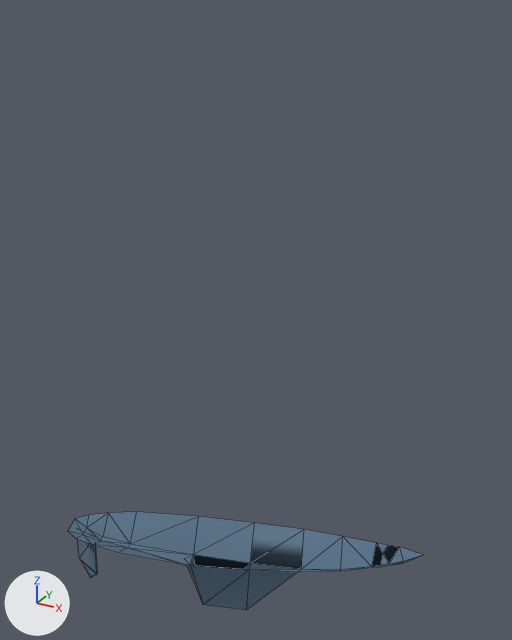
The FBX model Assets/Models/questions/q10-g.fbx, before and after one commit.
The view is the same before and after, from a camera (50 mm lens) standing at (6.43, 69.45, 1.82) and looking at (4.85, 72.32, 0.38). Lighting does not change. The marker at lower left points along +X, +Y and +Z. Mesh edges are drawn as thin lines. Where no turn or scale is listed for an object, it has been applied to the vertices. Vertices at the same position are counted once.

Names of what the first picture shows: 'MATTE'.
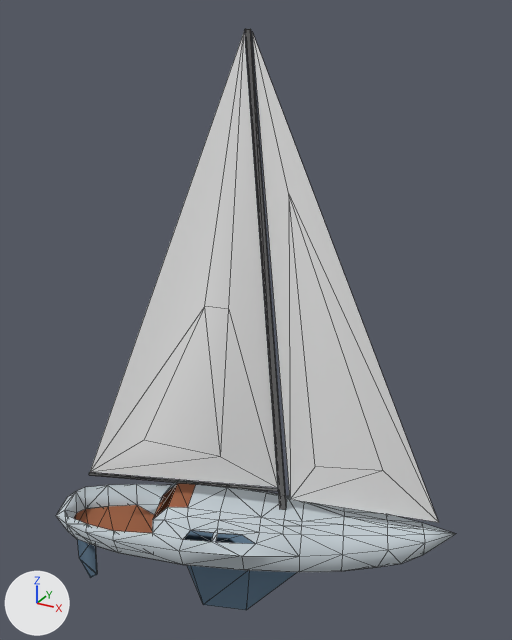
Boxes (x1, y1, x2, y2) around the edits, measured in the pictures (512 x 640 px; the box of a moved part takes in the faces that stretch with it):
'MATTE', reshaped, moved (12% wider, 488% taller)
    before: (68, 512, 423, 610)
    after: (56, 29, 455, 610)
part 1 of me_mesh, moved or reshaped
    before: (68, 512, 423, 610)
    after: (187, 565, 297, 610)
part 2 of me_mesh, added
    after: (56, 480, 455, 572)
part 3 of me_mesh, added
    after: (89, 29, 438, 522)

Patch to the scene script:
```diff
--- a/Assets/Models/questions/q10-g.fbx.py
+++ b/Assets/Models/questions/q10-g.fbx.py
@@ mat_brown_a_1 @@
+mat_brown_a_1 = principled_material('Brown-a-1')
+mat_brown_a_1.base_color = (0.328, 0.112, 0.0497)  # brown #9b5e3f
+mat_brown_a_1.roughness = 1.0
@@ mat_white_a @@
+mat_white_a = principled_material('White-a')
+mat_white_a.base_color = (0.168, 0.168, 0.168)  # grey #727272
+mat_white_a.roughness = 1.0
@@ mat_white_b @@
+mat_white_b = principled_material('White-b')
+mat_white_b.base_color = (1.0, 1.0, 1.0)  # white #ffffff
+mat_white_b.roughness = 1.0
@@ mat_blue_a_1 @@
+mat_blue_a_1 = principled_material('Blue-a-1')
+mat_blue_a_1.base_color = (0.552, 0.617, 0.658)  # light grey #c4ced4
+mat_blue_a_1.roughness = 1.0
@@ me_mesh @@
 # used by ob_matte; location = (5.911, 72.634, -1.006)
-me_mesh.from_pydata(...)  # 47 vertices, 65 faces; spans x -2.07..-0.15, y -0.85..-0.03, z -0.48..0.07
+me_mesh.from_pydata(...)  # 214 vertices, 328 faces; spans x -1.01..1.11, y -0.47..0.45, z -1.04..2.19
+# me_mesh part 1: the loose piece of 39 vertices spanning x -2.07..-0.15, y -0.85..-0.03, z -0.48..0.07 is moved by (1.11, 0.43, -0.56)
+# me_mesh part 2: a new loose piece of 138 vertices spanning x -1.01..1.11, y -0.47..0.45, z -0.54..-0.23
+# me_mesh part 3
+# 29 vertices are added at x -0.8..1.02, y -0.3..0.4, z -0.26..2.19
+# 20 new faces join them, mat_white_a (grey #727272)
+# 16 new faces join them, mat_white_b (white #ffffff)
 me_mesh.materials.append(mat_blue_a_3)
+me_mesh.materials.append(mat_brown_a_1)  # brown #9b5e3f
+me_mesh.materials.append(mat_blue_a_1)  # light grey #c4ced4
+me_mesh.materials.append(mat_white_a)  # grey #727272
+me_mesh.materials.append(mat_white_b)  # white #ffffff
@@ ob_matte @@
 ob_matte = bpy.data.objects.new('MATTE', me_mesh)
-ob_matte.location = (5.911, 72.634, -1.006)
+ob_matte.location = (4.796, 72.204, -0.446)
```
